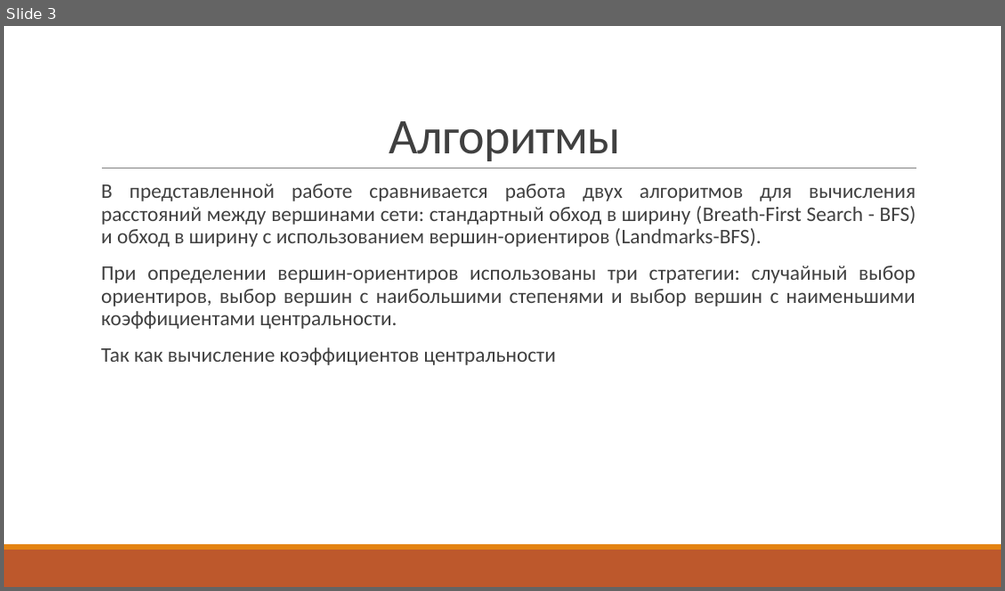
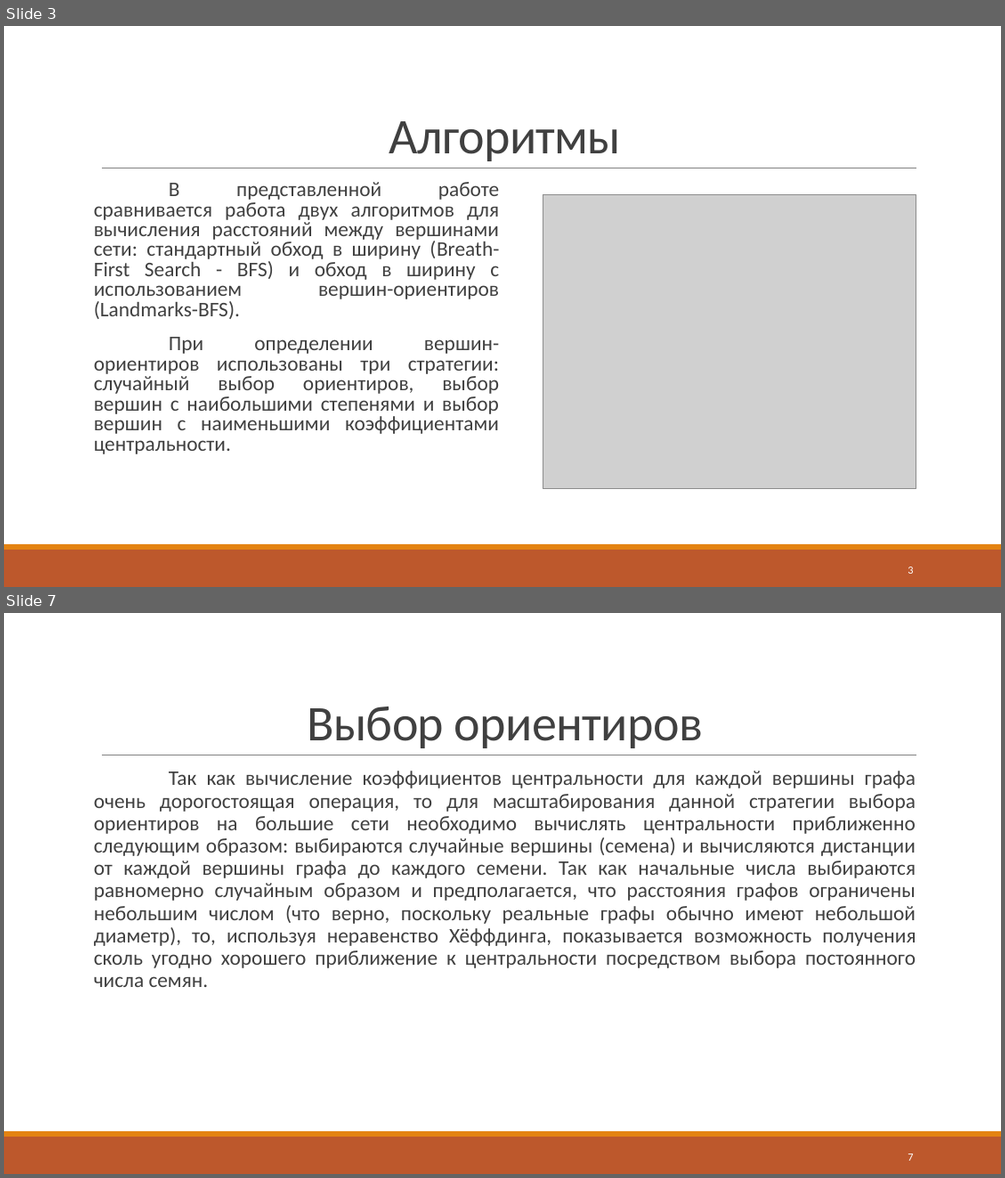
Before and after one commit to DaniilDDDDD/Student-life, a slide deck: 6семестр/Теория конечных графов/Отчёт по проекту.pptx. Shown one above the other, each under a label of ours: slide 3 before the commit, slides 3 and 7 after it; the slides between them are not shown. The pictures are 1005x591 and 1005x1178 pixels, drawn with LibreOffice and Linux fonts; fonts in the diff are those of the drawing; grey boxes stand for pictures. Boxes give left, top, right and bottom in pixels: in the first picture for what was removed or moved away, otherwise in the second. Text is boxed around its words. In the diff, an @@ line names an element or a change of style, - is before the commit and + after.

```diff
--- a/6семестр/Теория конечных графов/Отчёт по проекту.pptx
+++ b/6семестр/Теория конечных графов/Отчёт по проекту.pptx
@@ slide 7 added at [4, 613, 1001, 1174], background #FFFFFF; not listed: 3 template elements that a slide beside it also shows @@
@@ title added at [307, 706, 703, 748], 48 pt, text #404040 @@
+Выбор ориентиров
@@ text added at [94, 771, 915, 987], 20 pt, text #404040 @@
+Так как вычисление коэффициентов центральности для каждой вершины графа очень дорогостоящая операция, то для масштабирования данной стратегии выбора ориентиров на большие сети необходимо вычислять центральности приближенно следующим образом: выбираются случайные вершины (семена) и вычисляются дистанции от каждой вершины графа до каждого семени. Так как начальные числа выбираются равномерно случайным образом и предполагается, что расстояния графов ограничены небольшим числом (что верно, поскольку реальные графы обычно имеют небольшой диаметр), то, используя неравенство Хёффдинга, показывается возможность получения сколь угодно хорошего приближение к центральности посредством выбора постоянного числа семян.
@@ page number added at [907, 1153, 913, 1160], 10.5 pt, text #FFFFFF @@
+7
@@ slide 3 changed as well @@
@@ text "В представленной работе сравнивается работа ..." at [94, 182, 500, 454]: bullet   to none; line spacing 0.9 to 0.8 @@
@@ picture added at [543, 194, 916, 488] @@
@@ text at [101, 347, 556, 365]: paragraph removed @@
-  Так как вычисление коэффициентов центральности
@@ page number added at [907, 566, 913, 573], 10.5 pt, text #FFFFFF @@
+3
```
Also in this commit, not shown: 2 other slides changed, 6 other slides added, 17 other files.
